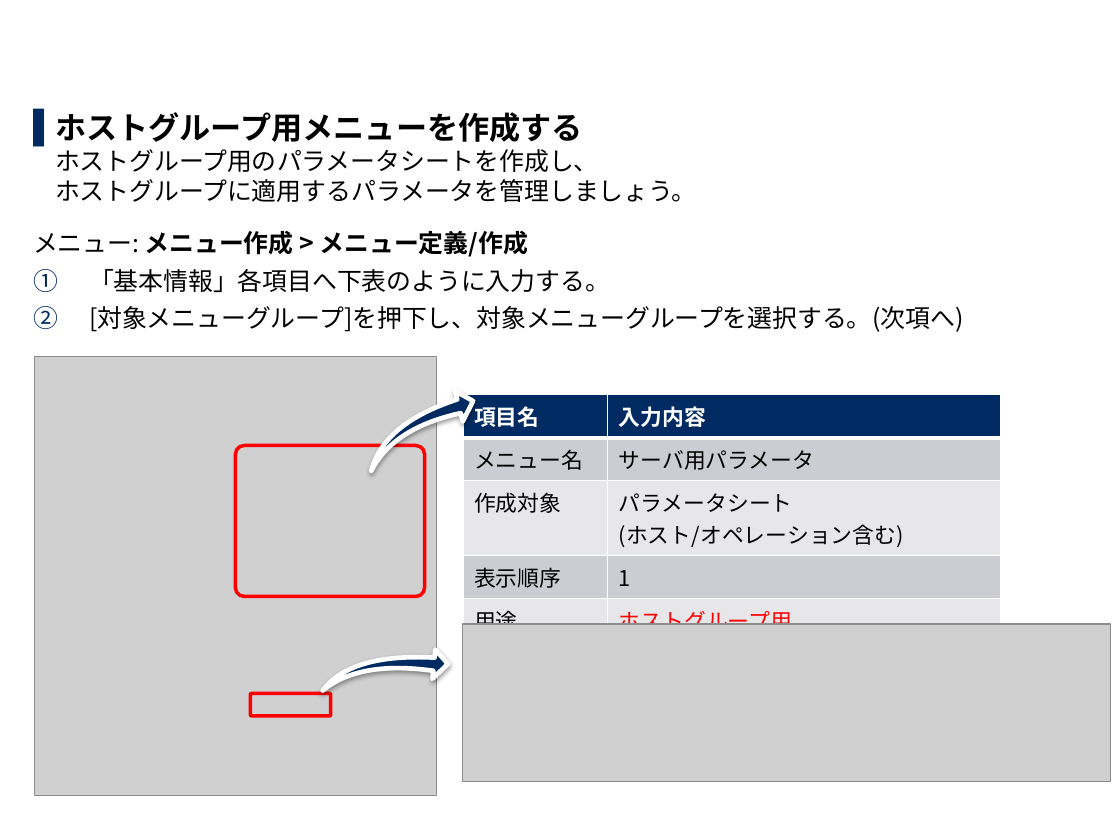
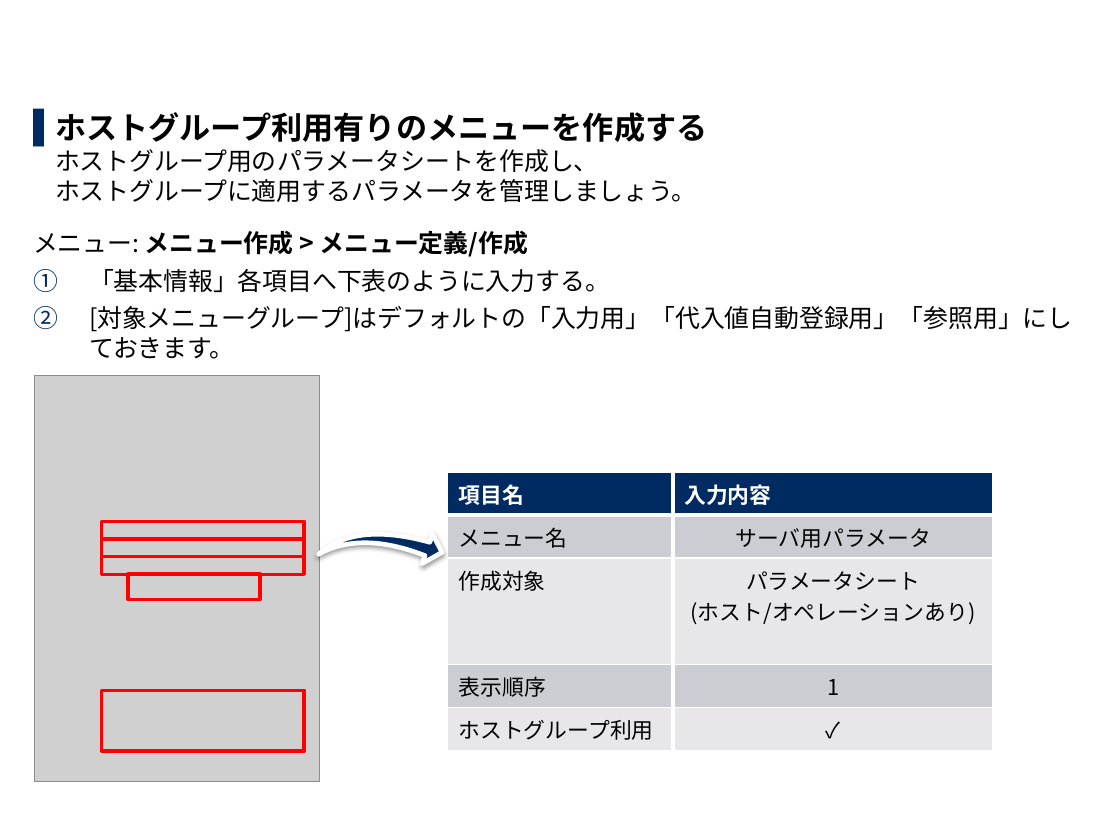
Before and after one commit to exastro-suite/it-automation-docs, a slide deck: slide 22 of asset/Learn_ja/ITA-hg-ps_practice_ja.pptx (slide 24 before the commit). Drawn at 1120x840 pixels with LibreOffice and Linux fonts; fonts in the diff are those of the drawing; grey boxes stand for pictures; background and template pictures are left out. Boxes give left, top, right and bottom in pixels: in the first picture for what was removed or moved away, otherwise in the second. Text is boxed around its words. In the diff, an @@ line names an element or a change of style, - is before the commit and + after.

```diff
--- a/asset/Learn_ja/ITA-hg-ps_practice_ja.pptx
+++ b/asset/Learn_ja/ITA-hg-ps_practice_ja.pptx
@@ text at box(55, 112, 708, 202): text changed @@
-▌ ホストグループ用メニューを作成する
-  ホストグループ用のパラメータシートを作成し、
-  ホストグループに適用するパラメータを管理しましょう。
+▌ ホストグループ利用有りのメニューを作成する
+  ホストグループ用のパラメータシートを作成し、
+  ホストグループに適用するパラメータを管理しましょう。
@@ text at box(89, 306, 1072, 359): text changed @@
-2. [対象メニューグループ]を押下し、対象メニューグループを選択する。(次項へ)
+2. [対象メニューグループ]はデフォルトの「入力用」「代入値自動登録用」「参照用」にしておきます。
@@ picture: place and size @@
-picture at box(35, 356, 437, 795)
+picture at box(35, 376, 320, 782)
@@ rounded rectangle removed at box(235, 446, 424, 597) @@
@@ table at box(447, 472, 993, 744) @@
-row 3, column 2: パラメータシート (ホスト/オペレーション含む)
+row 3, column 2: パラメータシート (ホスト/オペレーションあり)
-row 5, column 1: 用途
+row 5, column 1: ホストグループ利用
-row 5, column 2: ホストグループ用
+row 5, column 2: ✓
@@ alignment left to centre @@
@@ borders changed @@
@@ table: place and size @@
-table at box(463, 394, 1000, 629)
+table at box(447, 472, 993, 744)
@@ swoosh arrow at box(319, 493, 447, 603): rotation 352 to 26 degrees @@
@@ rectangle added at box(102, 522, 305, 540), outline #FF0000 2.25 pt @@
@@ rectangle added at box(102, 539, 305, 557), outline #FF0000 2.25 pt @@
@@ rectangle added at box(102, 557, 305, 575), outline #FF0000 2.25 pt @@
@@ rectangle added at box(128, 575, 260, 600), outline #FF0000 2.25 pt @@
@@ swoosh arrow removed at box(323, 628, 450, 715) @@
@@ picture removed at box(463, 624, 1110, 782) @@
@@ rectangle: place and size @@
-rectangle at box(251, 693, 332, 716)
+rectangle at box(102, 690, 305, 750)
@@ rectangle at box(102, 690, 305, 750): rounded rectangle to rectangle @@
```
Also in this commit, not shown: 36 other slides changed, 2 slides added, 3 slides removed, 1 other file.
